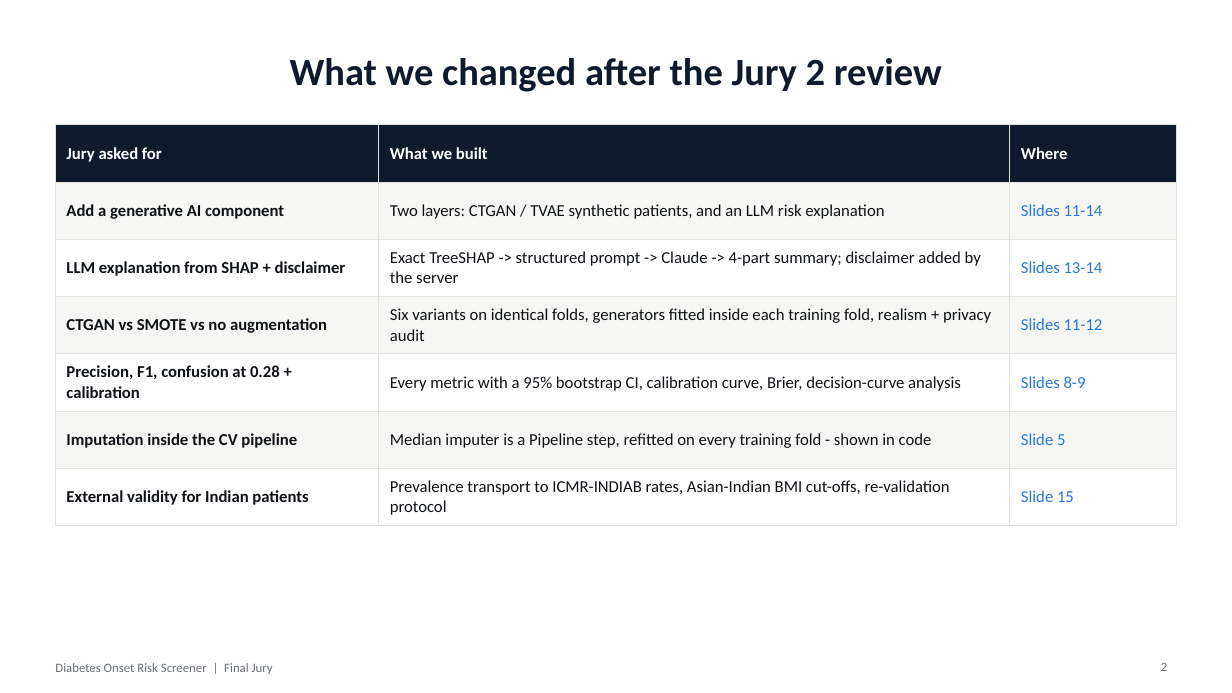
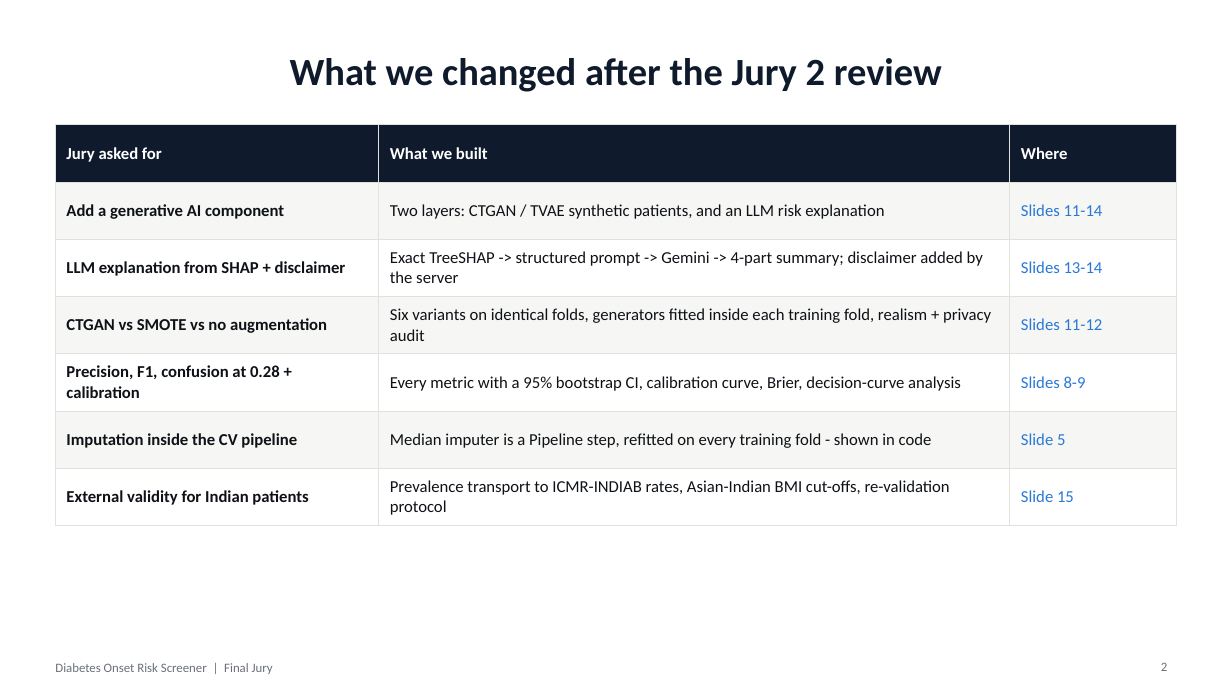
Before and after one commit to prem-maradiya/GenAI-Diabetes-Onset-Prediction, a slide deck: slide 2 of reports/Diabetes_Onset_Prediction_Final_Jury_Deck.pptx. Drawn at 1232x693 pixels with LibreOffice and Linux fonts; fonts in the diff are those of the drawing. Boxes give left, top, right and bottom in pixels: in the first picture for what was removed or moved away, otherwise in the second. Text is boxed around its words. In the diff, an @@ line names an element or a change of style, - is before the commit and + after.

```diff
--- a/reports/Diabetes_Onset_Prediction_Final_Jury_Deck.pptx
+++ b/reports/Diabetes_Onset_Prediction_Final_Jury_Deck.pptx
@@ table at <box>55,125,1177,519</box> @@
-row 3, column 2: Exact TreeSHAP -> structured prompt -> Claude -> 4-part summary; disclaimer added by the server
+row 3, column 2: Exact TreeSHAP -> structured prompt -> Gemini -> 4-part summary; disclaimer added by the server
```
Also in this commit, not shown: 4 other slides changed, 36 other files.
